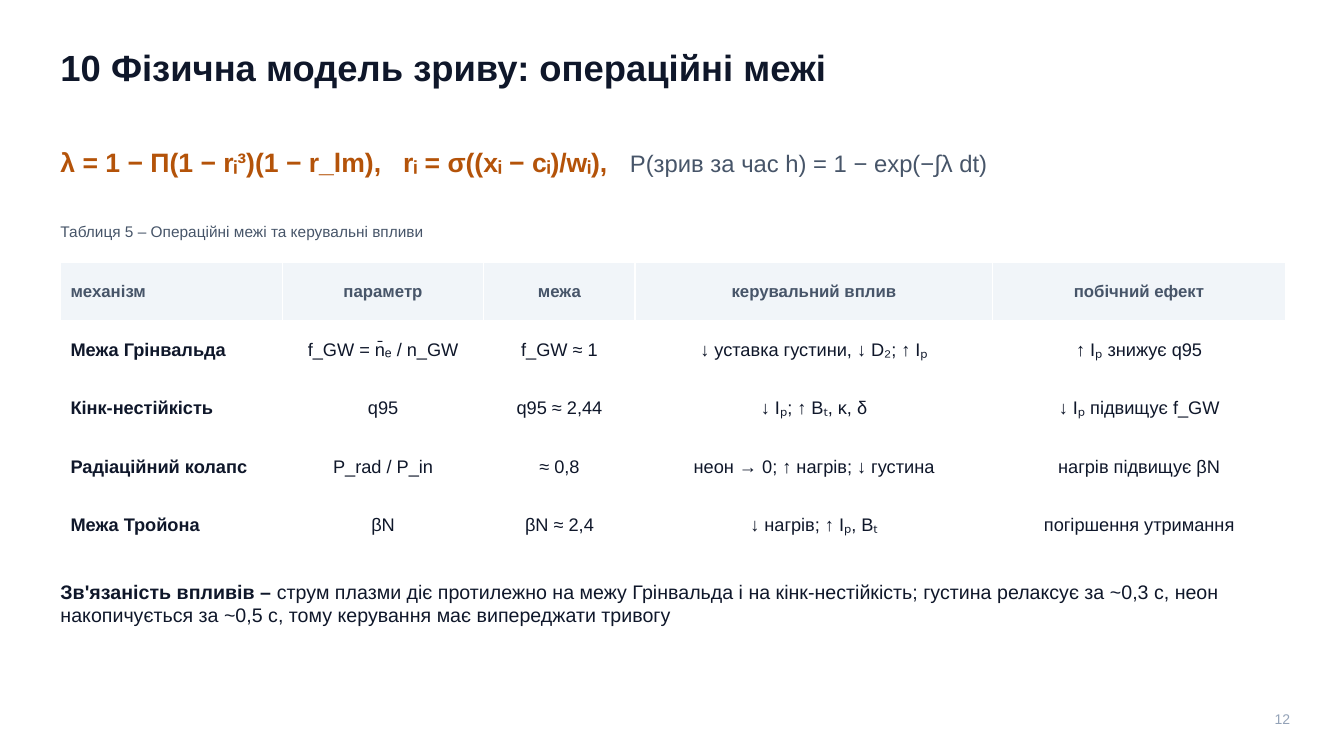
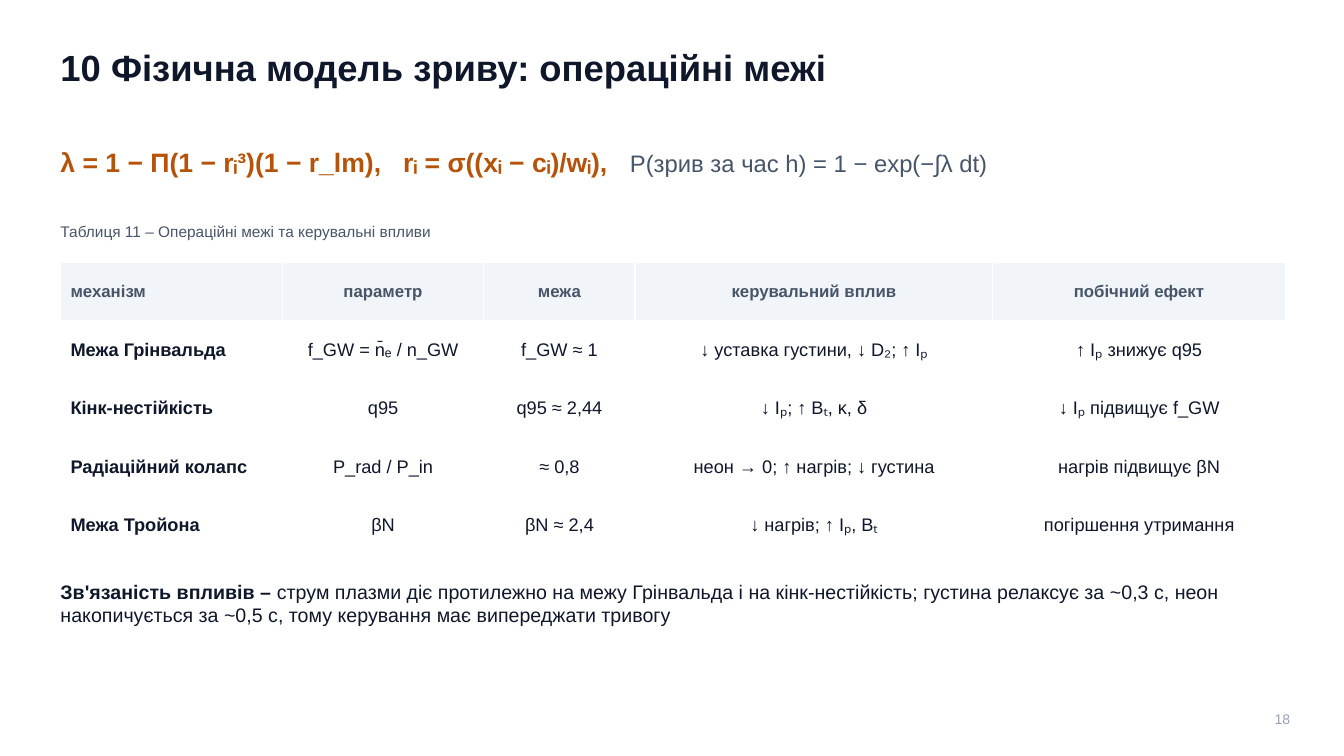
Before and after one commit to llllenah/plasma-disruption-prediction, a slide deck: slide 18 of docs/presentation.pptx (slide 12 before the commit). Drawn at 1344x756 pixels with LibreOffice and Linux fonts; fonts in the diff are those of the drawing. Boxes give left, top, right and bottom in pixels: in the first picture for what was removed or moved away, otherwise in the second. Text is boxed around its words. In the diff, an @@ line names an element or a change of style, - is before the commit and + after.

```diff
--- a/docs/presentation.pptx
+++ b/docs/presentation.pptx
@@ text at bbox=[60, 225, 431, 240]: text changed @@
-Таблиця 5 – Операційні межі та керувальні впливи
+Таблиця 11 – Операційні межі та керувальні впливи
@@ text at bbox=[1275, 714, 1291, 724]: text changed @@
-12
+18
```
Also in this commit, not shown: 15 other slides changed, 6 slides added, 2 other files.
